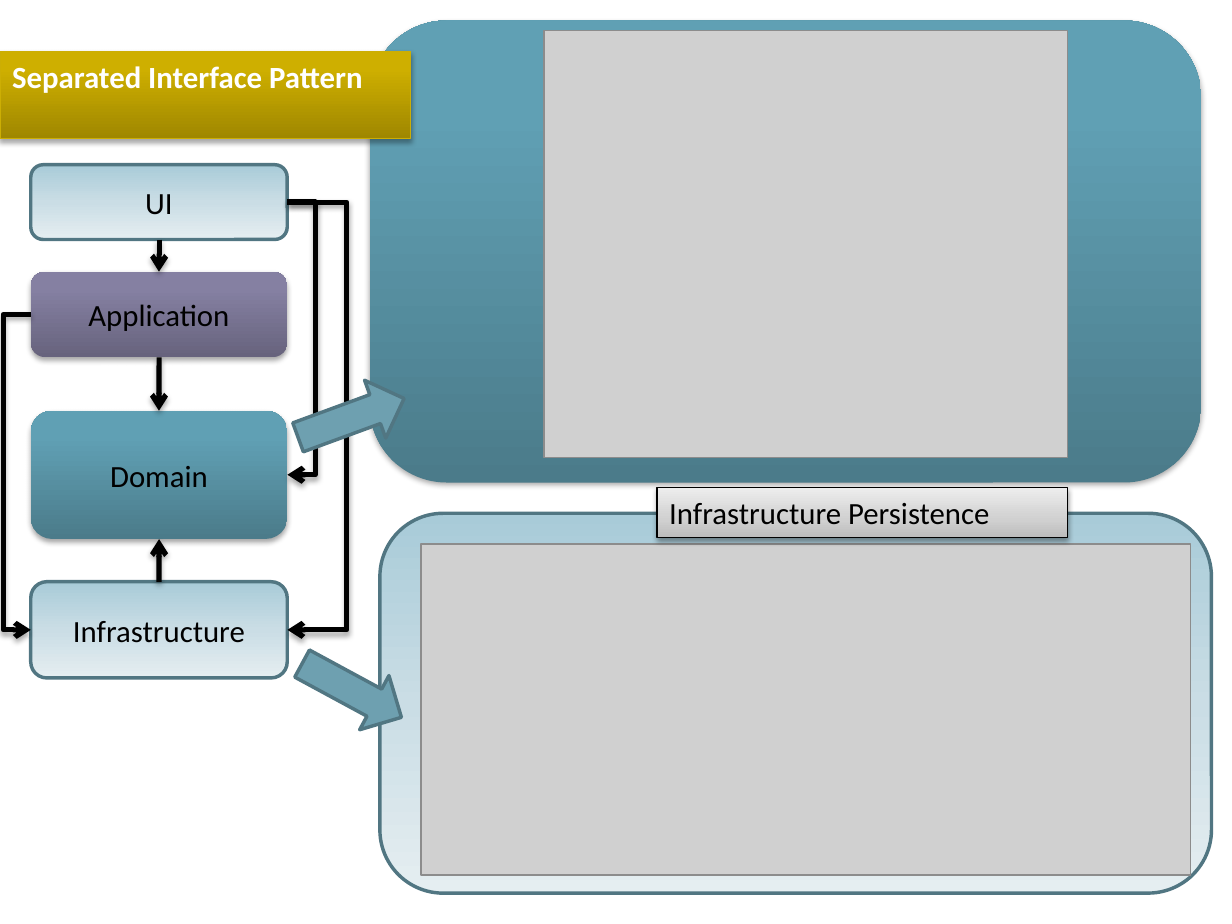
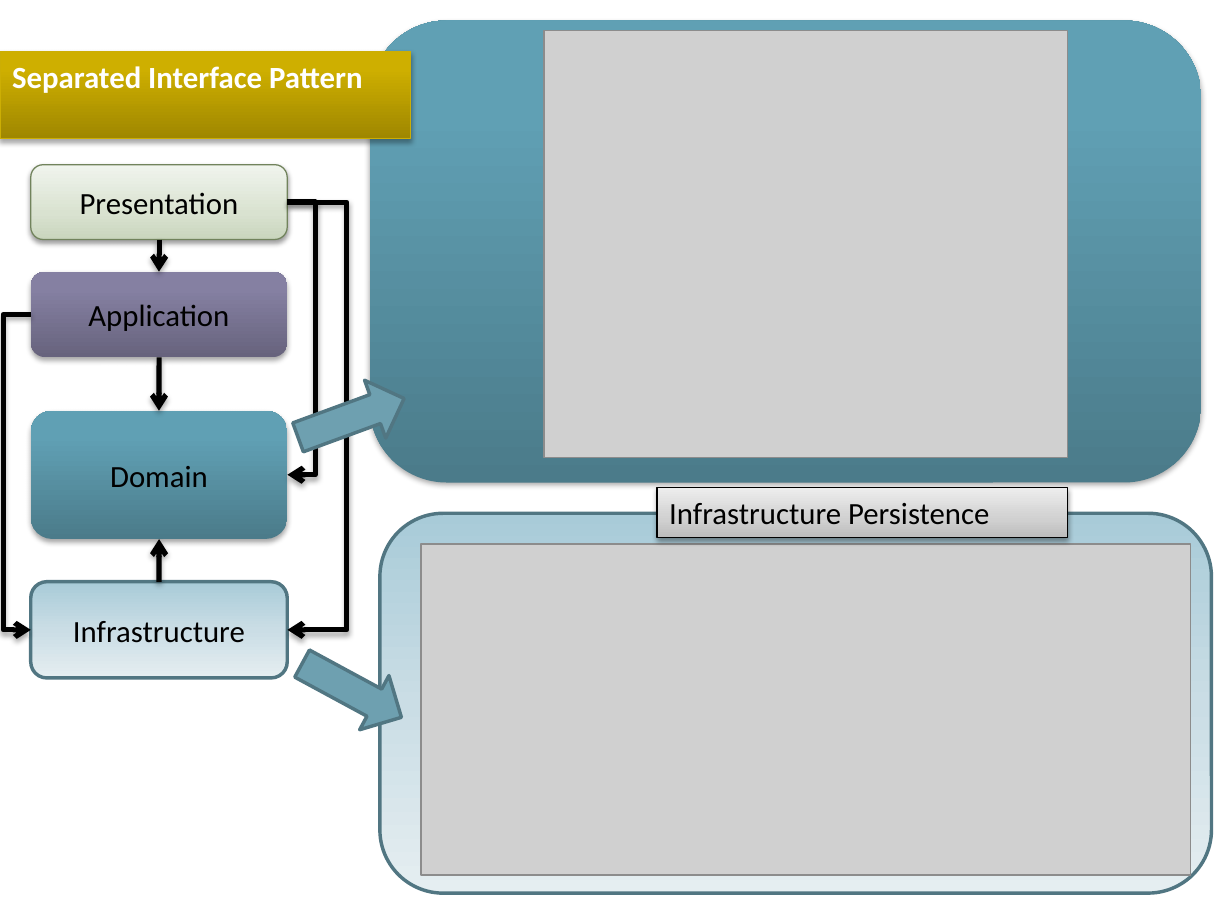
Before and after one commit to arturtv/dddpresentation, a slide deck: slide 41 of Domain-DrivenDesign.A.Trosin.pptx. Drawn at 1232x924 pixels with LibreOffice and Linux fonts; fonts in the diff are those of the drawing; grey boxes stand for pictures. Boxes give left, top, right and bottom in pixels: in the first picture for what was removed or moved away, otherwise in the second. Text is boxed around its words. In the diff, an @@ line names an element or a change of style, - is before the commit and + after.

```diff
--- a/Domain-DrivenDesign.A.Trosin.pptx
+++ b/Domain-DrivenDesign.A.Trosin.pptx
@@ rounded rectangle "Presentation" at (31,165,287,240): fill gradient #A9CBD8 to #CADEE6 to #E5EEF2 to gradient #C9D7BC to #D9E2D0 to #F1F4ED; outline #517682 2 pt to #72835D 0.75 pt; shadow on @@
@@ text in rounded rectangle at (80,192,239,215): text changed @@
-UI
+Presentation
```
Also in this commit, not shown: 6 other slides changed, 1 slide added.
